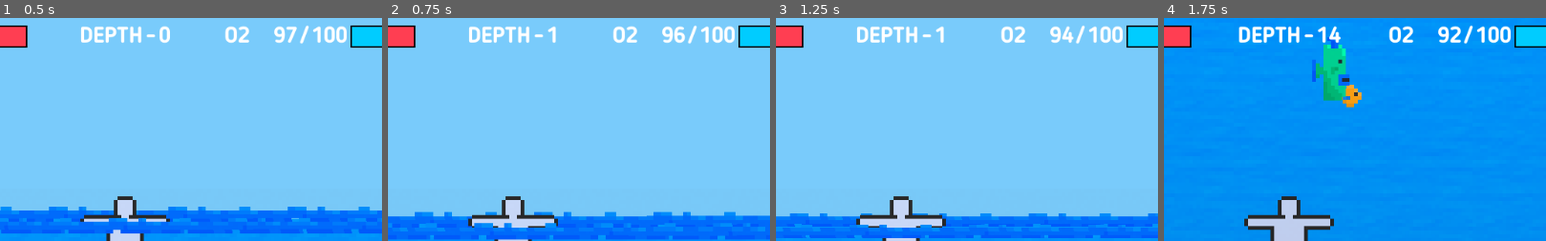
Above: before the commit, frames 1-4 (left to right).
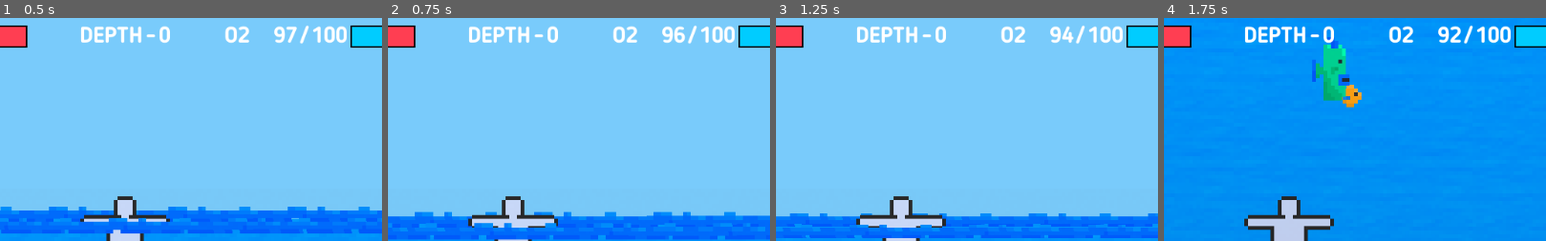
Above: after the commit, the same moments.

Repository: eliaperantoni/fisherman
Game: Godot game, scene res://scenes/main/Main.tscn
Two runs of this game, one before a commit and one after it. Both use one fixed random seed, a clock stepped at 60 frames per second and the inputs below.
Inputs (mouse positions are % of the whole screen's width and height, from its top left):
- Up to frame 1 (0.5 s): no input
- Up to frame 2 (0.75 s): tap Enter at 0.5 s; move the mouse to (72, 45) at 0.52 s; hold Right (ui_right) from 0.53 s (still down); click (72, 45) at 0.6 s
- Up to frame 3 (1.25 s): keep holding Right (ui_right)
- Up to frame 4 (1.75 s): move the mouse to (30, 55) at 1.27 s; release Right (ui_right) at 1.28 s; hold Down (ui_down) from 1.28 s (still down); tap Shift at 1.35 s
The pictures show only the part of the screen within x 34-84%, y 0-50%; the shares and areas given below are measured in that part.

Frame 1 is identical in both runs. In frame 2, 0.2% of the frame differs, in the area x 41-45%, y 3-12%; in frame 3, 0.2%; in frame 4, 1.3%, in the area x 19-47%, y 3-12%.

Commit message:
Better player oxygen and movement signals

Diff:
--- a/scenes/interface/interface.gd
+++ b/scenes/interface/interface.gd
@@ -1,25 +1,25 @@
 extends Control
 
 func _ready():
-	_set_oxygen(100)
-	_set_life(100)
-	_set_deep(0)
+	set_oxygen(100)
+	set_life(100)
+	set_depth(0)
 
-func _set_oxygen(value):
+func set_oxygen(value):
 	$OxygenBar.set_value(value)
 
-func _set_life(value):
+func set_life(value):
 	$LifeBar.set_value(value)
 
-func _set_deep(value):
+func set_depth(value):
 	$DeepCounter.set_depth(value)
 
 func _on_Player_oxygen_modified(value):
-	_set_oxygen(value)
+	value = int(value)
+	set_oxygen(value)
 
 func _on_Player_player_moved(position):
 	var value = position.y/5
-	if value<0:
-		value=0
+	value = min(0, value)
 	value = int(value)
-	_set_deep(value)
+	set_depth(value)
--- a/scenes/player/player_controller.gd
+++ b/scenes/player/player_controller.gd
@@ -6,13 +6,13 @@
 export var oxygen = 100
 export var life = 100
 
-export var oxygen_refill = 10
-export var oxygen_decrease = 4
+export var oxygen_refill_rate = 10
+export var oxygen_decrease_rate = 4
 
 var can_swim = true
 
-signal player_moved
-signal oxygen_modified
+signal player_moved(position)
+signal oxygen_modified(value)
 
 func _physics_process(delta):
 	self.linear_velocity *= (1 - drag_coefficient)
@@ -43,20 +43,14 @@
 		emit_signal("player_moved", position)
 
 	if can_swim:
-		oxygen -= delta*oxygen_decrease;
-		_oxygen_modified(oxygen)
+		oxygen -= delta*oxygen_decrease_rate
 	else:
-		oxygen += delta*oxygen_refill;
-		_oxygen_modified(oxygen)
+		oxygen += delta*oxygen_refill_rate
+	_oxygen_modified(oxygen)
 
 func _oxygen_modified(value):
-	#Il valore inserito è già in percentuale
-	if value>100:
-		value=100
-	if value<0:
-		value=0
-	oxygen = value
-	emit_signal("oxygen_modified", int(oxygen))
+	oxygen = clamp(value, 0, 100)
+	emit_signal("oxygen_modified", oxygen)
 
 func _on_water_entered(body):
 	if body == self:
